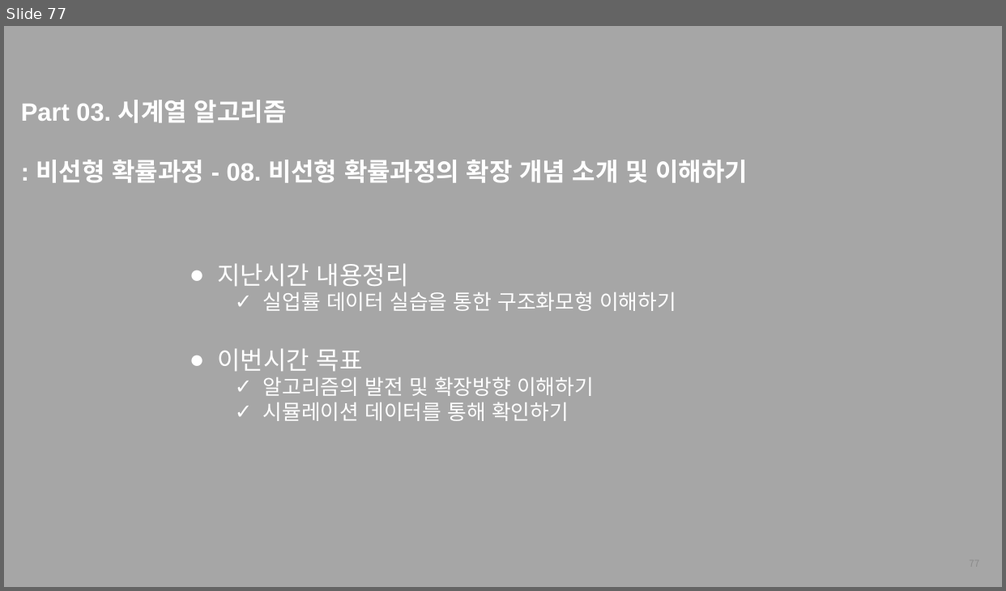
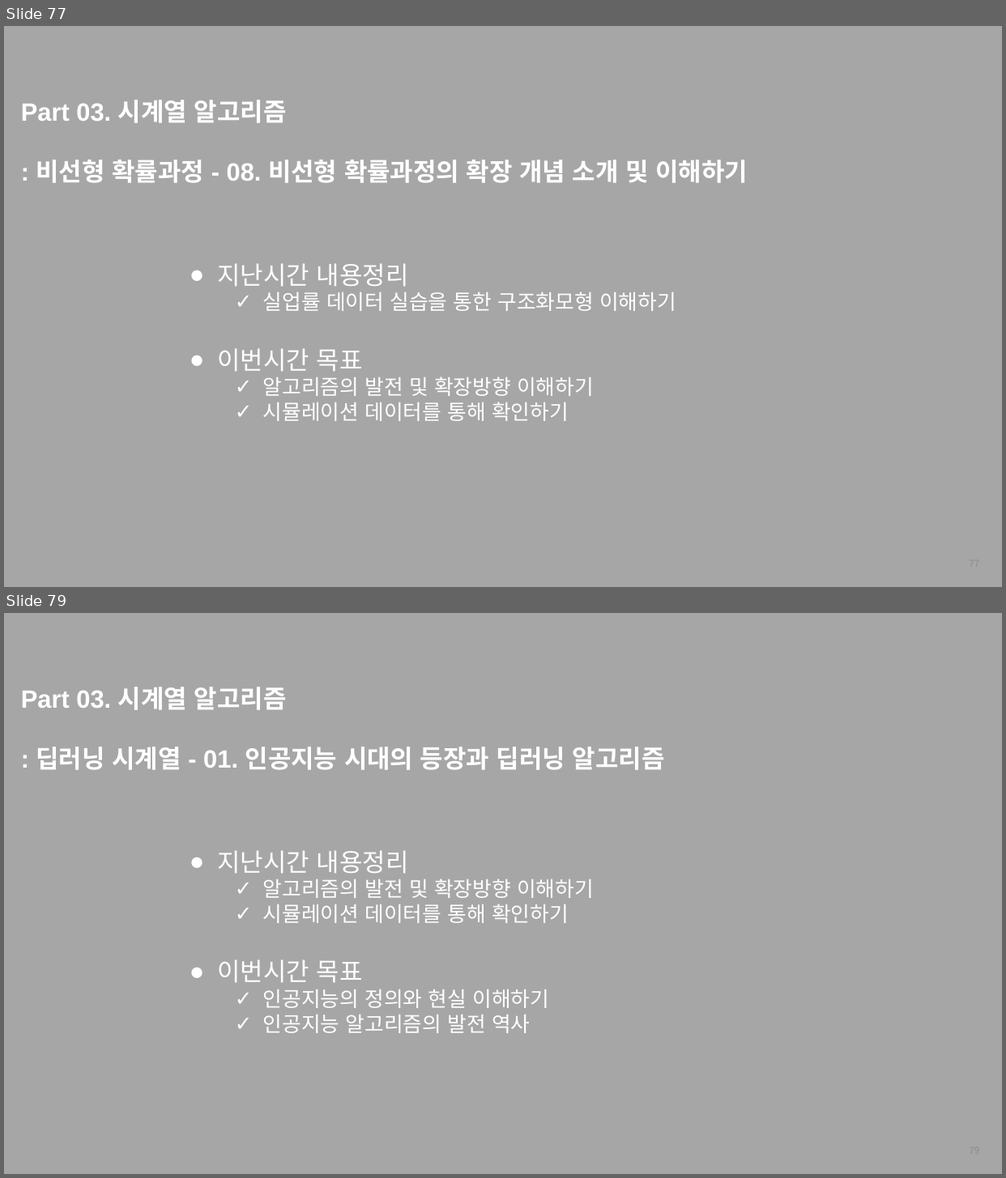
Before and after one commit to thekimk/All-About-Time-Series-Analysis, a slide deck: [FastCampus] 커리큘럼_김경원박사.pptx. Shown one above the other, each under a label of ours: slide 77 before the commit, slides 77 and 79 after it; the slides between them are not shown. The pictures are 1006x591 and 1006x1178 pixels, drawn with LibreOffice and Linux fonts; fonts in the diff are those of the drawing; background and template pictures are left out. Boxes give left, top, right and bottom in pixels: in the first picture for what was removed or moved away, otherwise in the second. Text is boxed around its words. In the diff, an @@ line names an element or a change of style, - is before the commit and + after.

```diff
--- a/[FastCampus] 커리큘럼_김경원박사.pptx
+++ b/[FastCampus] 커리큘럼_김경원박사.pptx
@@ slide 79 added at [4,613,1002,1174], background #A6A6A6 @@
@@ text added at [21,687,665,770], 24 pt, text #FFFFFF, bold @@
+Part 03. 시계열 알고리즘
+: 딥러닝 시계열 - 01. 인공지능 시대의 등장과 딥러닝 알고리즘
@@ text added at [218,850,594,1033], 20 pt, text #FFFFFF @@
+● 지난시간 내용정리
+  ✓ 알고리즘의 발전 및 확장방향 이해하기
+  ✓ 시뮬레이션 데이터를 통해 확인하기
+● 이번시간 목표
+  ✓ 인공지능의 정의와 현실 이해하기
+  ✓ 인공지능 알고리즘의 발전 역사
@@ page number added at [756,1136,988,1166], 9 pt, text #8C8C8C @@
+79
```
Also in this commit, not shown: 12 other slides added, 2 other files.
